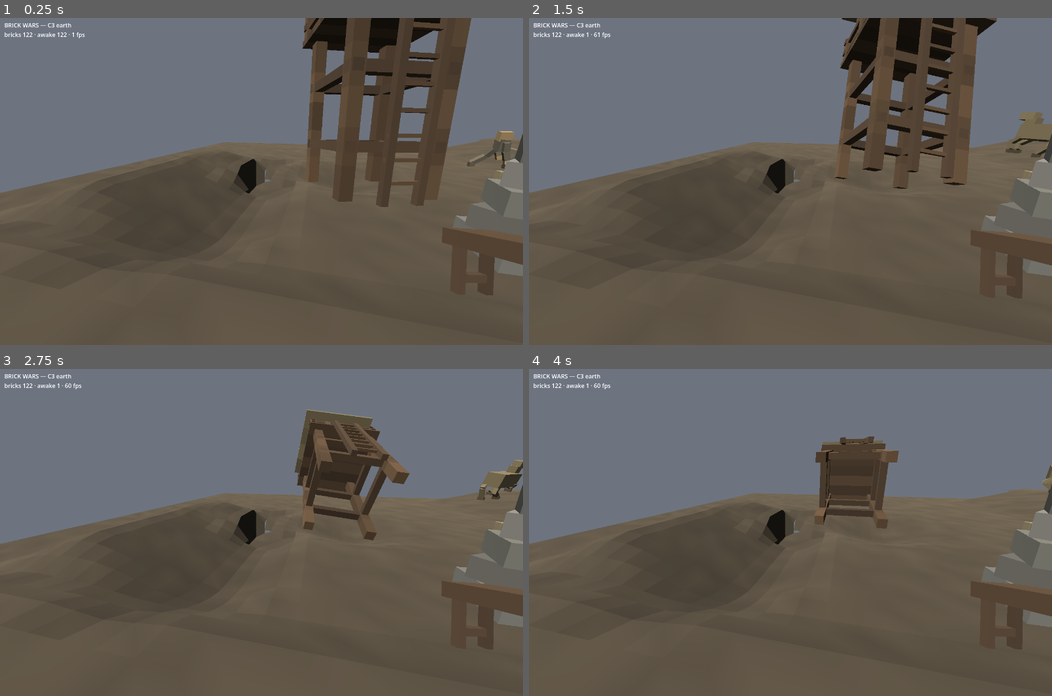
Above: before the commit, frames 1-4 (two rows, left to right).
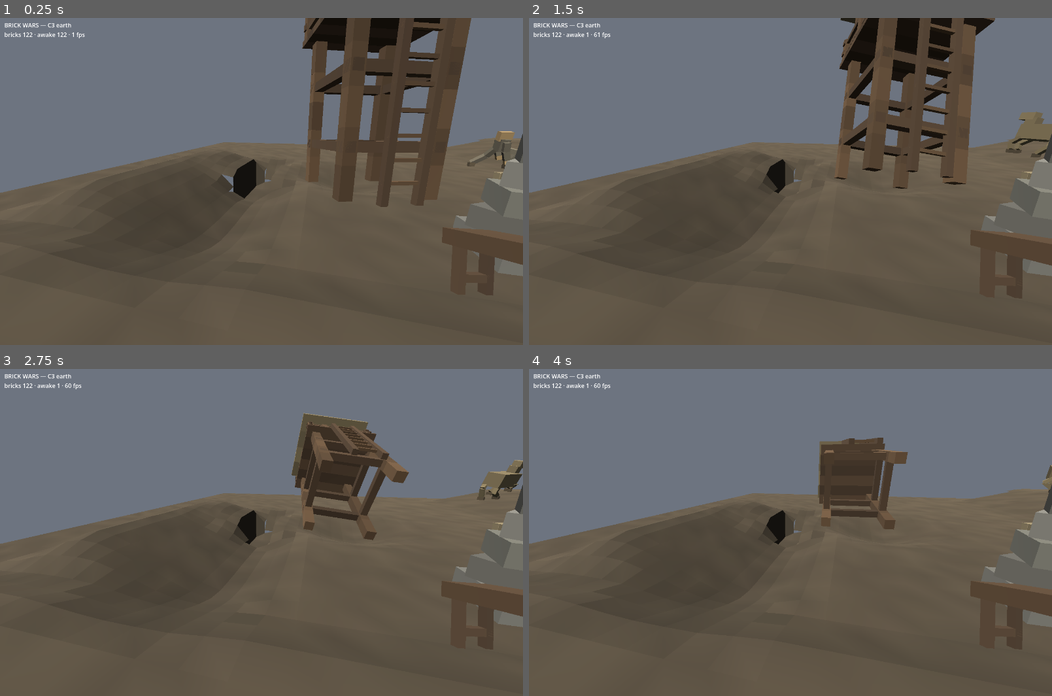
Above: after the commit, the same moments.

Repository: devmarissa/brick-wars
Game: Godot game, scene res://main.tscn
Same seed, same stepped clock (60 frames per second), same inputs: the game is played once before the commit and once after it.
Inputs:
- Up to frame 1 (0.25 s): no input
- Up to frame 2 (1.5 s): no input
- Up to frame 3 (2.75 s): no input
- Up to frame 4 (4 s): no input

The runs differ from the first frame. In frame 1, 0.3% of the frame differs, in the area x 32-100%, y 0-76%; in frame 2, 1.0%; in frame 3, 1.3%, in the area x 19-100%, y 12-76%; in frame 4, 0.8%.

Commit message:
A collapse now takes frames rather than happening between two of them
Marissa asked whether there is a crumbling effect when terrain collapses. Two answers, and the
second one was a bug her question found.

There is no dust or debris, and there should not be yet — that is VFX, and §C5 owns debris
lifecycle. Fine.

But the slump itself finished in **five frames — 0.08 seconds.** Geometrically correct and on
screen a snap. §3 asks for "over a second or two, spreading to its neighbours, which is what
makes it look like real earth settling rather than a scripted animation", and the
implementation missed the only part of that sentence which is about time.

`BUDGET` did not pace it and cannot: it caps cells per *frame*, and the whole cascade is only a
few thousand cell-visits however deep the cut is. So `MAX_SHED_CM` caps the *amount* one column
may shed per tick instead — the thing a viewer actually sees. A face sheds a centimetre, wakes
its neighbours, and comes back round next tick.

One centimetre is the finest quantum integer heights have, so this is as slow as the field can
be made to go. It puts the demo trench at 21 frames against 5 — a third of a second, clearly a
settle rather than a snap. A small trench is quicker than "a second or two" because there is
less earth in it, and a shell crater will be slower because there is more and because 512 cells
a frame starts binding. Duration scaling with the size of the event is the property worth
having, and it is the one this gets.

Pinned in `case_earth_settle`, and in `tools/mutate.py` — removing the cap now reddens the
suite, which it would not have done an hour ago. Harness: 16 caught, 1 missed.

Gate: 24 cases, 999 checks.

Diff:
--- a/game/core/earth/settle.gd
+++ b/game/core/earth/settle.gd
@@ -33,6 +33,27 @@
 ## §9's budget: cells popped per tick. Bounded work, so a shell that dirties a thousand cells costs
 ## the same per frame as a spade that dirties nine — it just takes longer to finish.
 const BUDGET := 512
+
+## The most earth one column may shed in one tick, in centimetres.
+##
+## This is what makes a slump take *time*, and it is a separate lever from `BUDGET` — which is a
+## performance cap and turns out not to pace anything. Without it the demo trench finished
+## collapsing in five frames, 0.08 seconds: geometrically correct, and on screen a snap. §3 asks for
+## "over a second or two, spreading to its neighbours, which is what makes it look like real earth
+## settling rather than a scripted animation", and a cell count per frame cannot deliver that
+## because the cascade is only a few thousand cell-visits however big the collapse is.
+##
+## Capping the *amount* rather than the *count* paces it by the thing a viewer actually sees. A face
+## sheds a centimetre, wakes its neighbours, and comes back round next tick — so a deep collapse
+## takes many passes and a shallow one takes few, which is also how earth behaves.
+##
+## One centimetre is the finest quantum the field has, so this is as slow as integer heights can be
+## made to go. It puts the demo trench at 21 frames — a third of a second, against 5 frames before,
+## and clearly a settle rather than a snap. §3 asks for "a second or two"; a small trench is quicker
+## than that because there is less earth in it, and a shell crater is slower because there is more
+## and because 512 cells a frame starts binding. Duration scaling with the size of the event is the
+## property worth having, and it is the one this gets.
+const MAX_SHED_CM := 1
 
 ## The eight neighbours, in a fixed order, because the order events are applied in is part of what
 ## two machines have to agree on. Orthogonal first, then diagonal.
@@ -116,7 +137,7 @@
 		# Half, and integer — see the class docstring. A move of zero would spin the queue forever
 		# on a one-centimetre excess, so anything that rounds to nothing is left alone: the face is
 		# within a centimetre of its angle and a centimetre is invisible.
-		var move := excess / 2
+		var move := mini(excess / 2, MAX_SHED_CM)
 		if move <= 0:
 			continue
 		field.carve(cell, move)
--- a/game/tests/cases/case_earth_settle.gd
+++ b/game/tests/cases/case_earth_settle.gd
@@ -35,6 +35,7 @@
 	_soil_decides_how_steep(t, materials)
 	_dug_ground_holds_less(t, materials)
 	_the_budget_is_a_budget(t, materials)
+	_a_slump_takes_time(t, materials)
 	_the_same_collapse_every_time(t, materials)
 
 
@@ -198,3 +199,35 @@
 		return null
 	var materials := MaterialSet.new()
 	return materials if materials.load_core(palette) else null
+
+
+## A collapse has to take long enough to watch. §3: over a second or two, *"which is what makes it
+## look like real earth settling rather than a scripted animation"*.
+##
+## This exists because it did not. Asked whether there was a crumbling effect when terrain
+## collapses, the honest answer turned out to be that the geometry was correct and finished in five
+## frames — 0.08 seconds, which on screen is a snap. `BUDGET` did not pace it and could not: it caps
+## cells per frame, and the whole cascade is only a few thousand cell-visits however deep the cut
+## is. `MAX_SHED_CM` paces it by the thing a viewer actually sees, which is how much earth moved.
+func _a_slump_takes_time(t: TestContext, materials: MaterialSet) -> void:
+	var field := EarthField.flat(materials, 0, &"loam")
+	var settle := EarthSettle.of(materials)
+	for z in 10:
+		for x in range(8, 18):
+			field.sculpt(Vector2i(x, z), 200)
+	for z in 10:
+		settle.disturb(Vector2i(8, z))
+
+	var ticks := 0
+	while settle.pending() > 0 and ticks < 2000:
+		settle.run(field, EarthSettle.BUDGET)
+		ticks += 1
+
+	t.ok(ticks > 12, "a two-metre face takes frames to come down, not one: %d" % ticks)
+	t.ok(ticks < 600, "and it does finish, rather than trickling forever: %d" % ticks)
+	# The pacing must not cost the thing it paces: earth still lands where it was going.
+	var worst := 0
+	for z in 10:
+		worst = maxi(worst, field.surface_cm(Vector2i(8, z)) - field.surface_cm(Vector2i(7, z)))
+	t.ok(worst <= EarthRepose.step_cm(38),
+		"and the face still ends up inside what loam holds: %d cm" % worst)
Not shown, changed: tools/mutate.py
